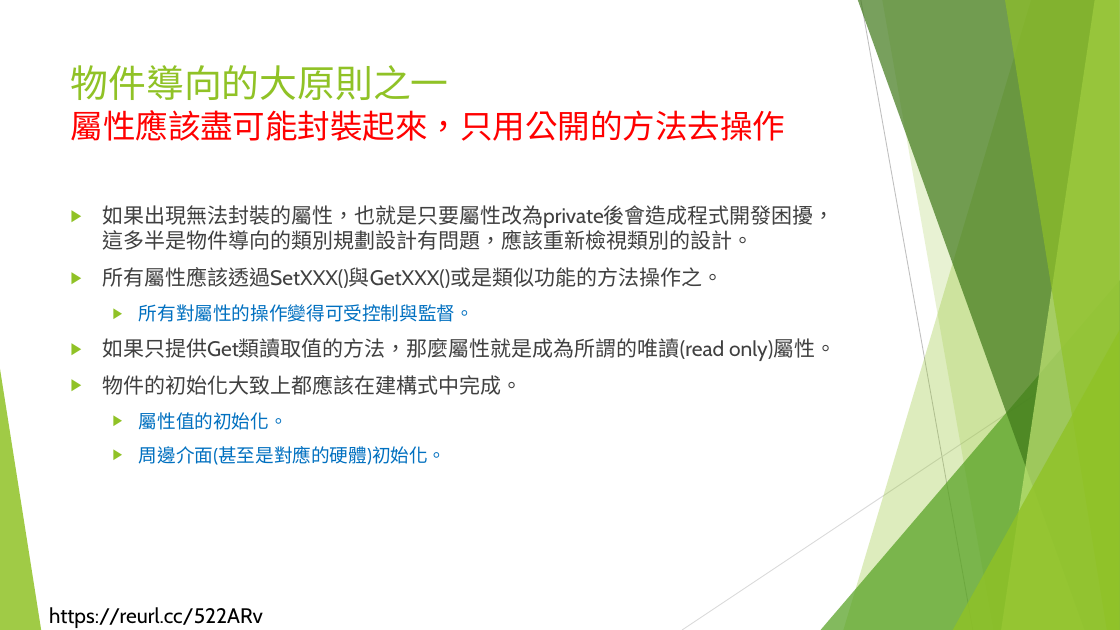
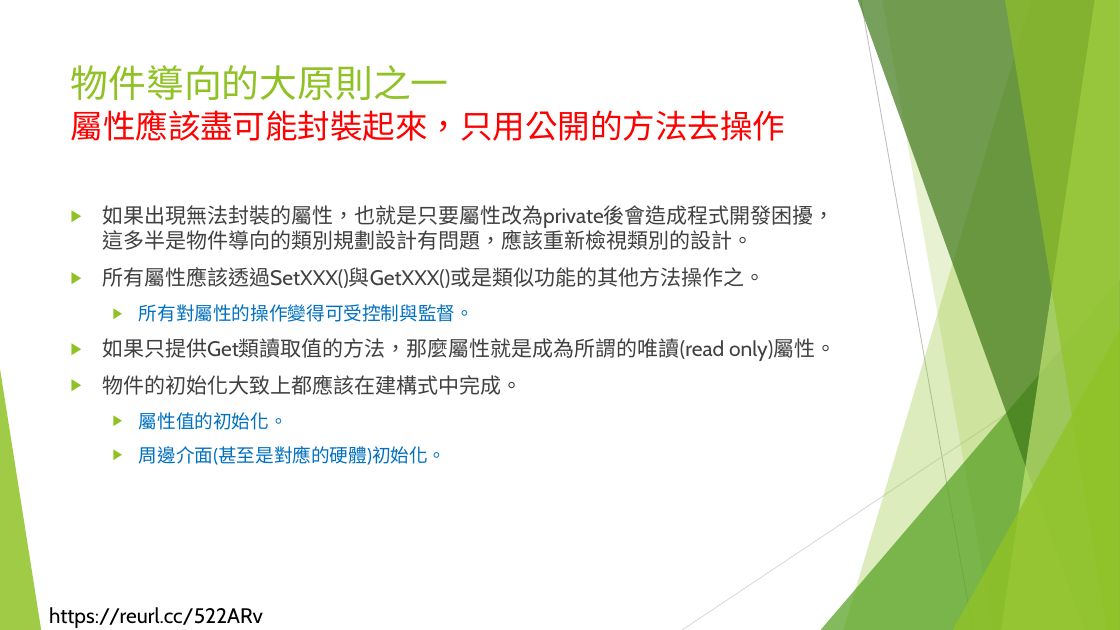
Before and after one commit to liulawsi/My_PPTs, a slide deck: slide 25 of LCC/Java/10_物件導向程式設計.pptx (slide 23 before the commit). Drawn at 1120x630 pixels with LibreOffice and Linux fonts; fonts in the diff are those of the drawing; background and template pictures are left out. Boxes give left, top, right and bottom in pixels: in the first picture for what was removed or moved away, otherwise in the second. Text is boxed around its words. In the diff, an @@ line names an element or a change of style, - is before the commit and + after.

```diff
--- a/LCC/Java/10_物件導向程式設計.pptx
+++ b/LCC/Java/10_物件導向程式設計.pptx
@@ text at [102,267,765,288]: text changed @@
-▶ 所有屬性應該透過SetXXX()與GetXXX()或是類似功能的方法操作之。
+▶ 所有屬性應該透過SetXXX()與GetXXX()或是類似功能的其他方法操作之。
```
Also in this commit, not shown: 9 other slides changed, 13 slides added, 4 other files.
